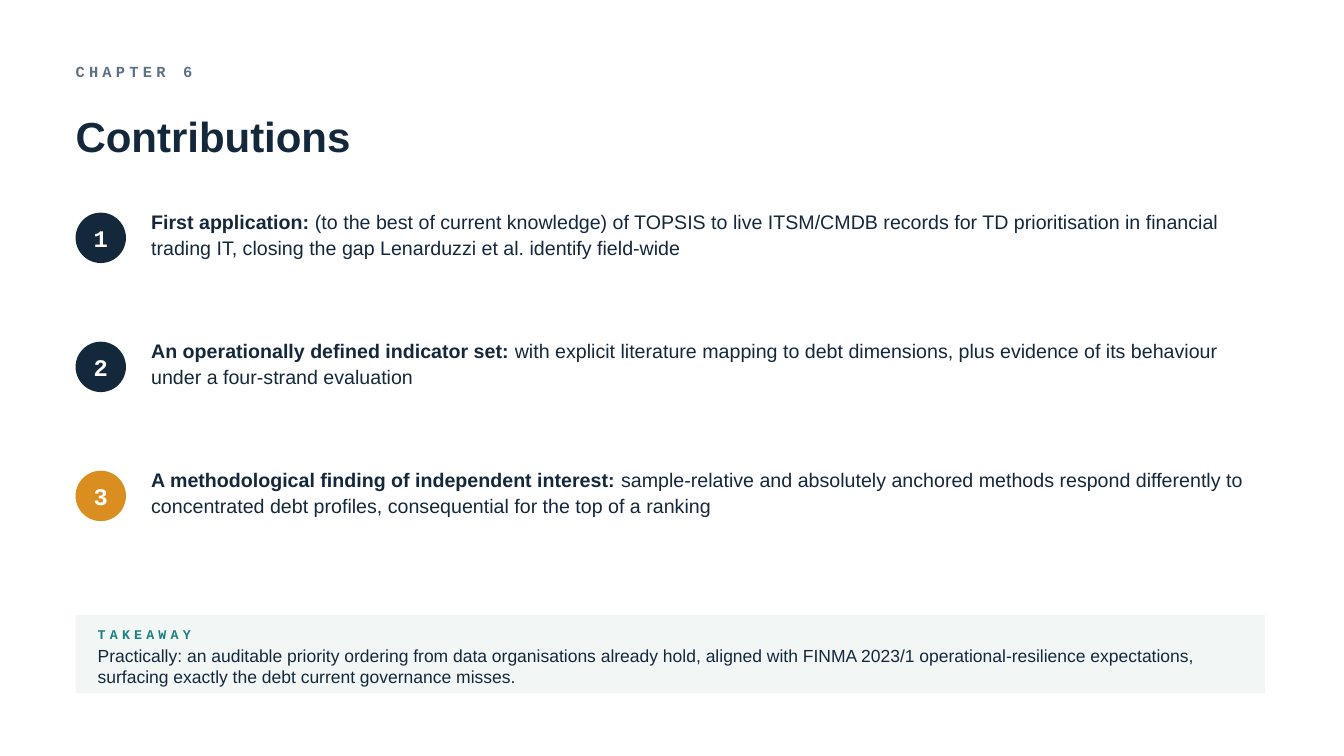
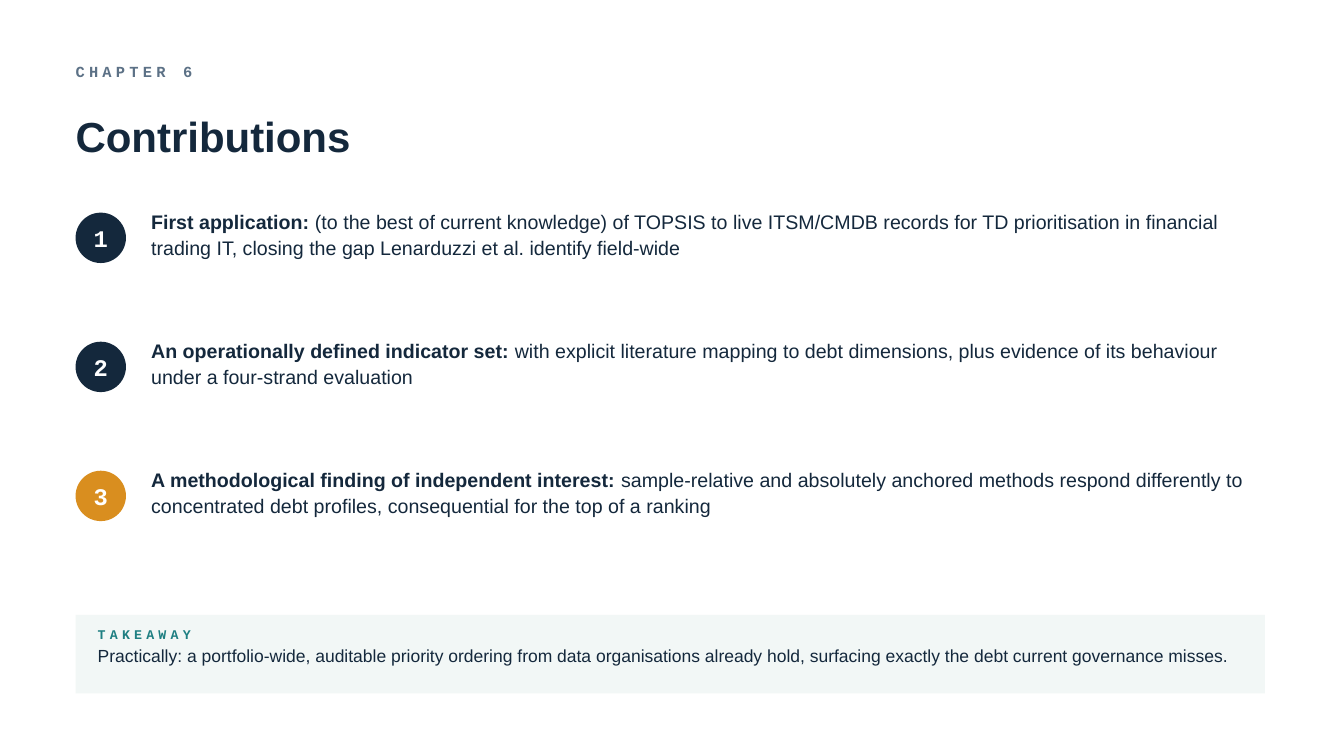
Before and after one commit to TobiZeier/MScProject, a slide deck: slide 15 of presentation/defense.pptx. Drawn at 1344x756 pixels with LibreOffice and Linux fonts; fonts in the diff are those of the drawing. Boxes give left, top, right and bottom in pixels: in the first picture for what was removed or moved away, otherwise in the second. Text is boxed around its words. In the diff, an @@ line names an element or a change of style, - is before the commit and + after.

Commit message:
correcting error in data incl all relevant sections. reducing word count as well

```diff
--- a/presentation/defense.pptx
+++ b/presentation/defense.pptx
@@ text at [98, 649, 1227, 666]: text changed @@
-Practically: an auditable priority ordering from data organisations already hold, aligned with FINMA 2023/1 operational-resilience expectations, surfacing exactly the debt current governance misses.
+Practically: a portfolio-wide, auditable priority ordering from data organisations already hold, surfacing exactly the debt current governance misses.
```
Also in this commit, not shown: 10 other slides changed, 24 other files.
